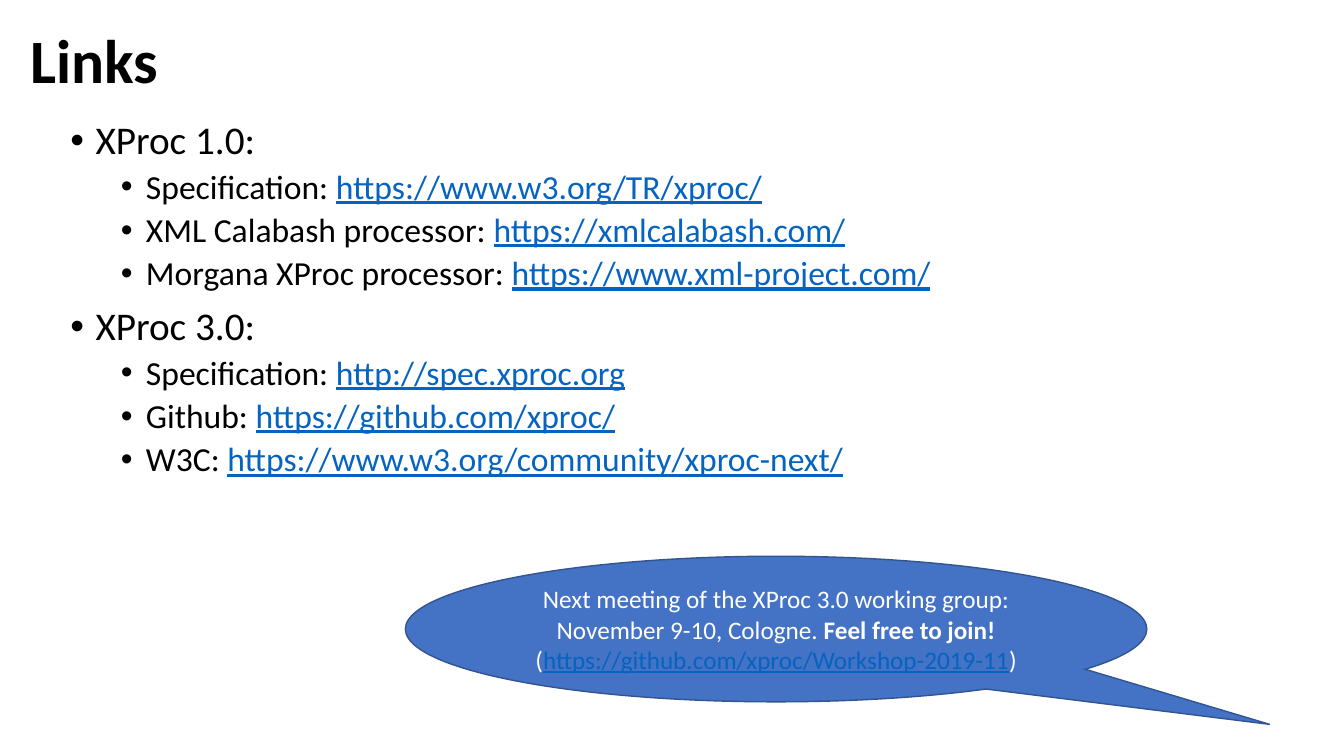
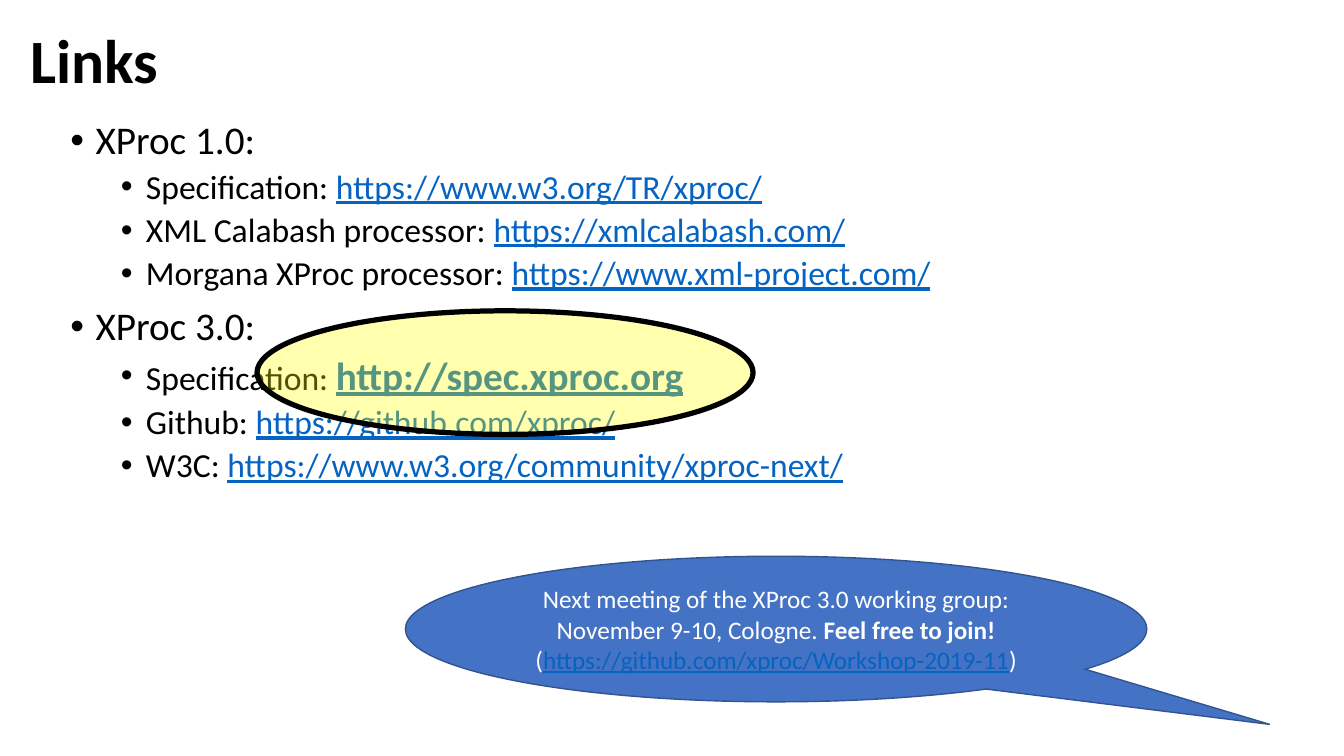
Before and after one commit to svanteschubert/DocEng-2019-XProc, a slide deck: slide 7 of presentation/Introduction to XProc 3.0.pptx. Drawn at 1344x756 pixels with LibreOffice and Linux fonts; fonts in the diff are those of the drawing; background and template pictures are left out. Boxes give left, top, right and bottom in pixels: in the first picture for what was removed or moved away, otherwise in the second. Text is boxed around its words. In the diff, an @@ line names an element or a change of style, - is before the commit and + after.

```diff
--- a/presentation/Introduction to XProc 3.0.pptx
+++ b/presentation/Introduction to XProc 3.0.pptx
@@ ellipse added at [257,311,753,435], fill #FFFF00 at 32% opacity, outline #000000 3.75 pt @@
@@ text at [146,362,683,398]: size 24 to 28 pt, bold on in "http://spec.xproc.org" @@
```
Also in this commit, not shown: 5 other slides changed.
